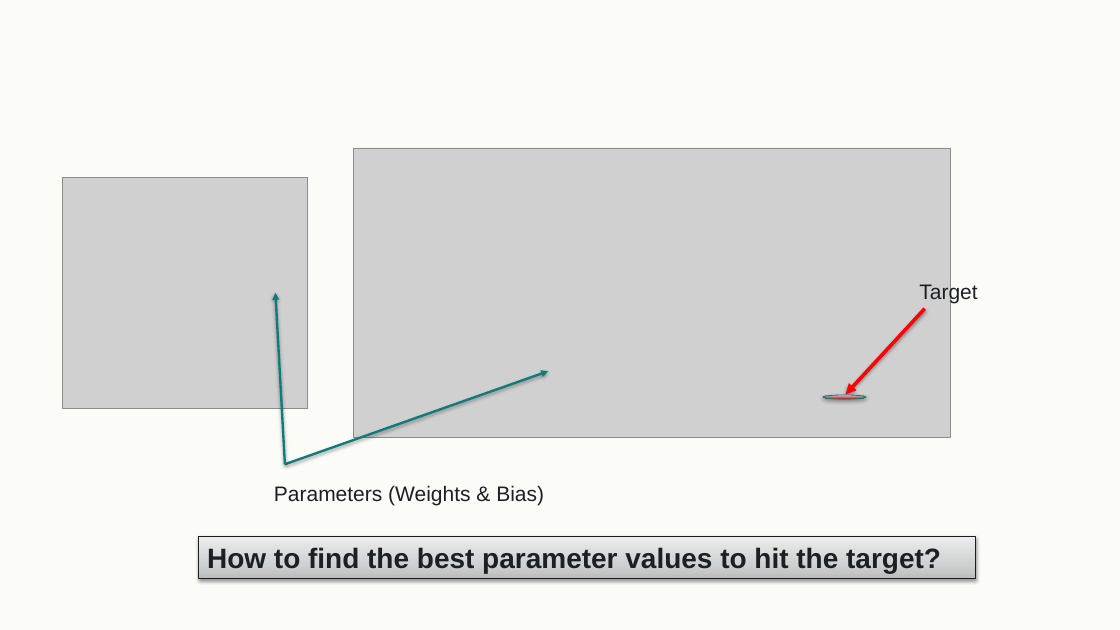
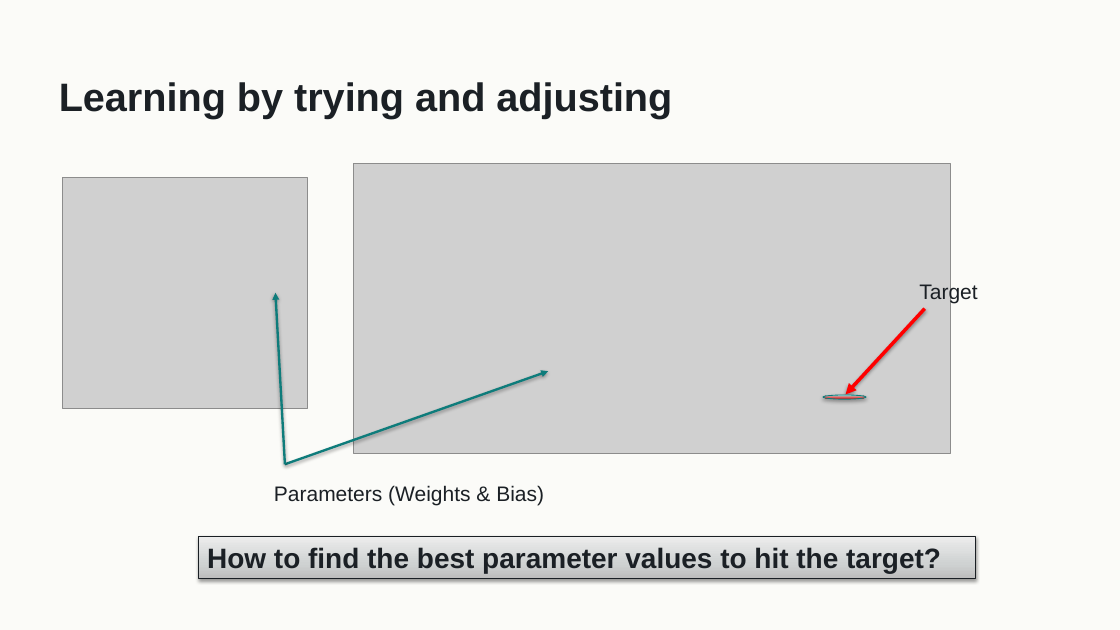
Before and after one commit to indigobio/msacl_dl_course, a slide deck: slide 3 of slides/pptx/lecture02_training.pptx. Drawn at 1120x630 pixels with LibreOffice and Linux fonts; fonts in the diff are those of the drawing; grey boxes stand for pictures. Boxes give left, top, right and bottom in pixels: in the first picture for what was removed or moved away, otherwise in the second. Text is boxed around its words. In the diff, an @@ line names an element or a change of style, - is before the commit and + after.

```diff
--- a/slides/pptx/lecture02_training.pptx
+++ b/slides/pptx/lecture02_training.pptx
@@ title added at (59,82,672,118), 34 pt, text #1B2025, bold @@
+Learning by trying and adjusting
@@ picture: place and size @@
-picture at (354,148,950,438)
+picture at (354,164,950,454)
```
Also in this commit, not shown: 2 other slides changed, 8 other files.
